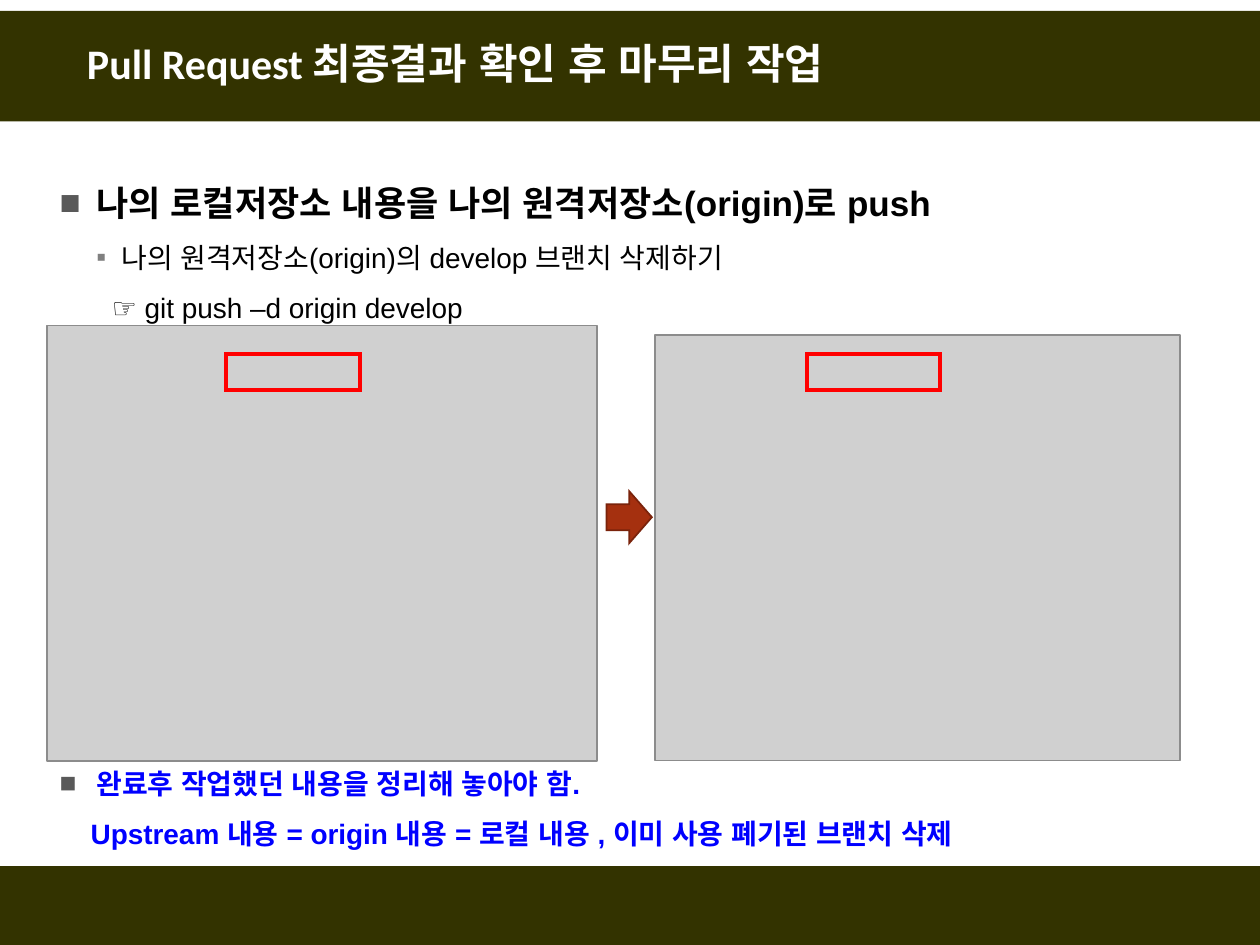
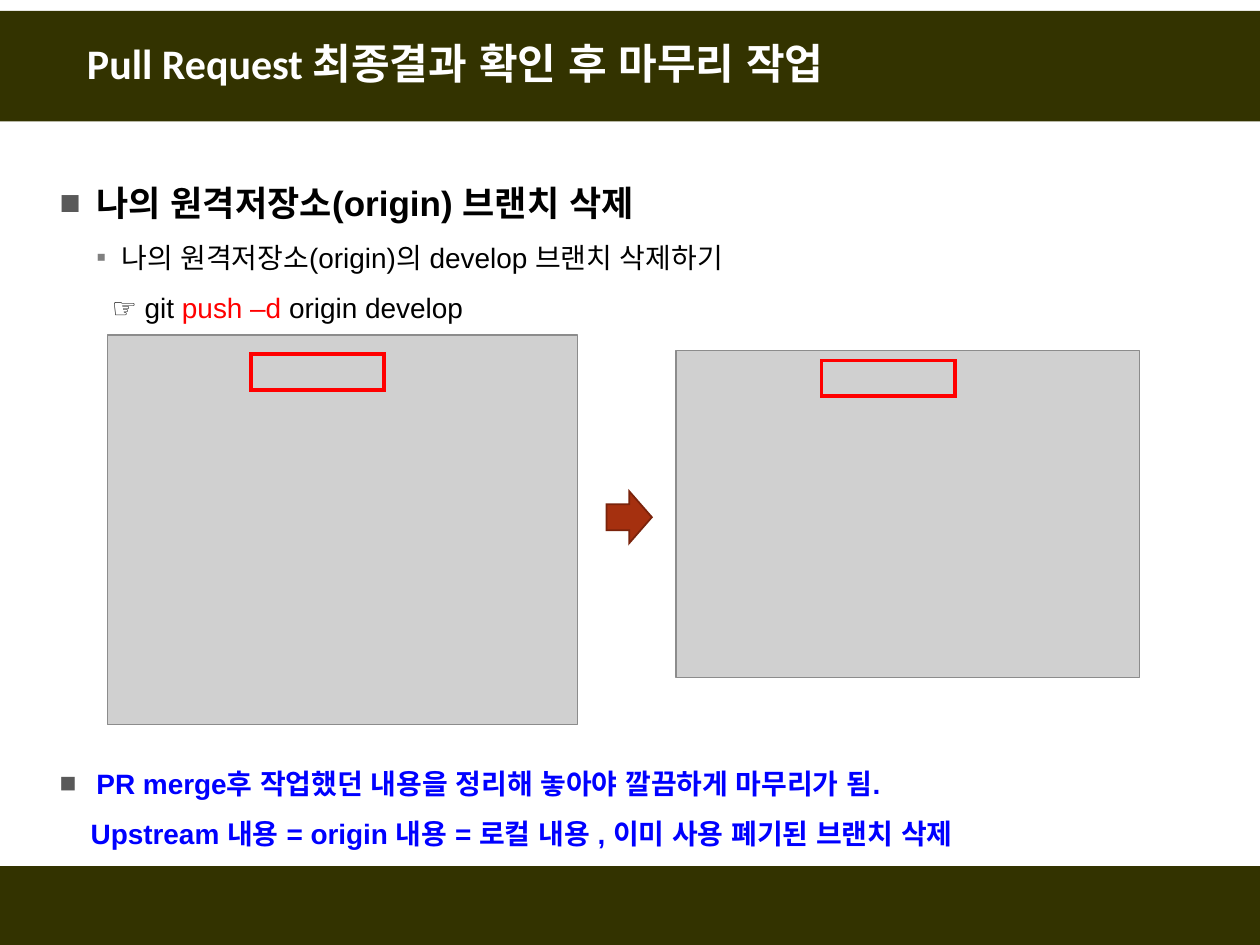
Before and after one commit to fasthill/github-lecture, a slide deck: slide 34 of git및github첫걸음3-forkclonePR.pptx (slide 32 before the commit). Drawn at 1260x945 pixels with LibreOffice and Linux fonts; fonts in the diff are those of the drawing; grey boxes stand for pictures. Boxes give left, top, right and bottom in pixels: in the first picture for what was removed or moved away, otherwise in the second. Text is boxed around its words. In the diff, an @@ line names an element or a change of style, - is before the commit and + after.

```diff
--- a/git및github첫걸음3-forkclonePR.pptx
+++ b/git및github첫걸음3-forkclonePR.pptx
@@ text at box(96, 186, 633, 224): text changed @@
-■ 나의 로컬저장소 내용을 나의 원격저장소(origin)로 push
+■ 나의 원격저장소(origin) 브랜치 삭제
@@ text at box(145, 297, 463, 324): text colour #000000 to #FF0000 in "push –d" @@
@@ picture: place and size @@
-picture at box(47, 325, 596, 761)
+picture at box(107, 335, 577, 724)
@@ rectangle: place and size @@
-rectangle at box(227, 354, 360, 389)
+rectangle at box(251, 354, 384, 389)
@@ picture: place and size @@
-picture at box(655, 335, 1181, 761)
+picture at box(675, 350, 1139, 677)
@@ rectangle: place and size @@
-rectangle at box(806, 354, 940, 389)
+rectangle at box(822, 360, 955, 396)
@@ text at box(96, 770, 880, 799): text changed @@
-■ 완료후 작업했던 내용을 정리해 놓아야 함.
+■ PR merge후 작업했던 내용을 정리해 놓아야 깔끔하게 마무리가 됨.
```
Also in this commit, not shown: 31 other slides changed, 2 slides added.
